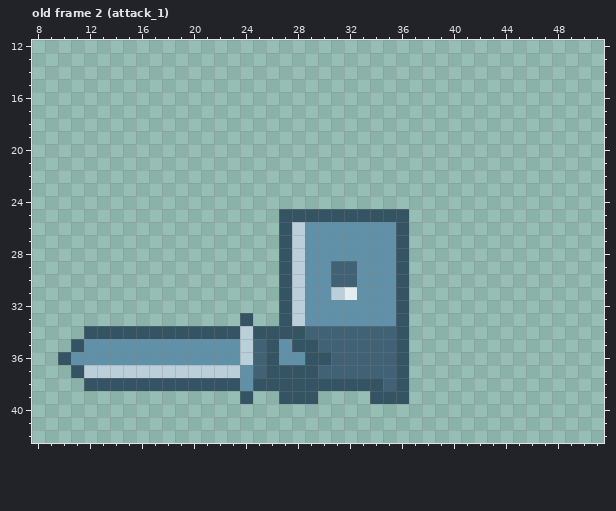
Two versions of one pixel-art file, Game_Project/ProtoType_v1/assets/animation/player.ase. The picture above is the old version.
64x64 pixels, 28 frames. Shown: old frame 2 (attack_1): x 8..51, y 12..42. The commit also changed other frames, which this record leaves out.
The same view after the edit:
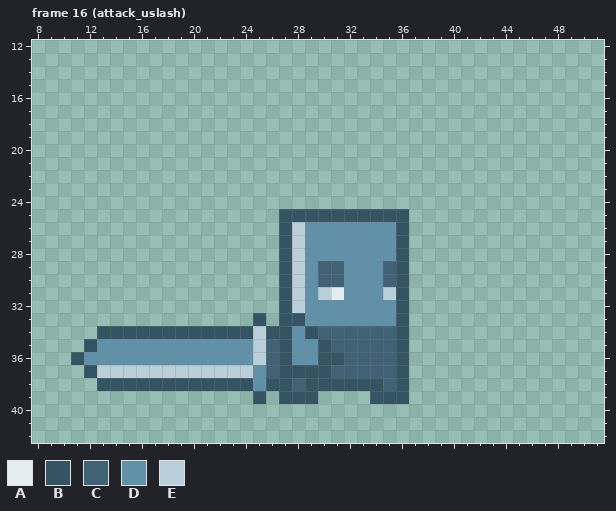
Palette (. is transparent): A #e4eef0  B #345463  C #416275  D #6191a8  E #bbcfda
A new or re-ordered frame is compared with the old frame closest to it.
Commit message: attack aniamtion
From old to new:
{"change": "frames 28 -> 33"}
{"where": "frame 16 (attack_uslash) is new; against old frame 2 (attack_1), layers \"weapon/object\", \"player\""}
{"frame":16,"y":29,"x":30,"old":"D","new":"C"}
{"frame":16,"y":29,"x":32,"old":"C","new":"D"}
{"frame":16,"y":29,"x":35,"old":"D","new":"C"}
{"frame":16,"y":30,"x":30,"old":"D","new":"C"}
{"frame":16,"y":30,"x":32,"old":"C","new":"D"}
{"frame":16,"y":30,"x":35,"old":"D","new":"C"}
{"frame":16,"y":31,"x":30,"old":"DEA","new":"EAD"}
{"frame":16,"y":31,"x":35,"old":"D","new":"E"}
{"frame":16,"y":33,"x":24,"old":"B.","new":".B"}
{"frame":16,"y":33,"x":28,"old":"E","new":"B"}
{"frame":16,"y":34,"x":12,"old":"B","new":"."}
{"frame":16,"y":34,"x":24,"old":"EB","new":"BE"}
{"frame":16,"y":34,"x":28,"old":"BC","new":"DB"}
{"frame":16,"y":35,"x":11,"old":"BD","new":".B"}
{"frame":16,"y":35,"x":24,"old":"ECBDBBC","new":"DECBDDB"}
{"frame":16,"y":36,"x":10,"old":"BD","new":".B"}
{"frame":16,"y":36,"x":24,"old":"ECBD","new":"DECB"}
{"frame":16,"y":36,"x":29,"old":"B","new":"D"}
{"frame":16,"y":36,"x":31,"old":"C","new":"B"}
{"frame":16,"y":37,"x":11,"old":"BE","new":".B"}
{"frame":16,"y":37,"x":24,"old":"DCB","new":"EDC"}
{"frame":16,"y":37,"x":30,"old":"C","new":"B"}
{"frame":16,"y":38,"x":12,"old":"B","new":"."}
{"frame":16,"y":38,"x":24,"old":"DB","new":"BD"}
{"frame":16,"y":38,"x":28,"old":"B","new":"C"}
{"frame":16,"y":39,"x":24,"old":"B.","new":".B"}
{"label":"changed","picture_box":[240,261,396,404]}
{"label":"changed","picture_box":[58,326,97,391]}
